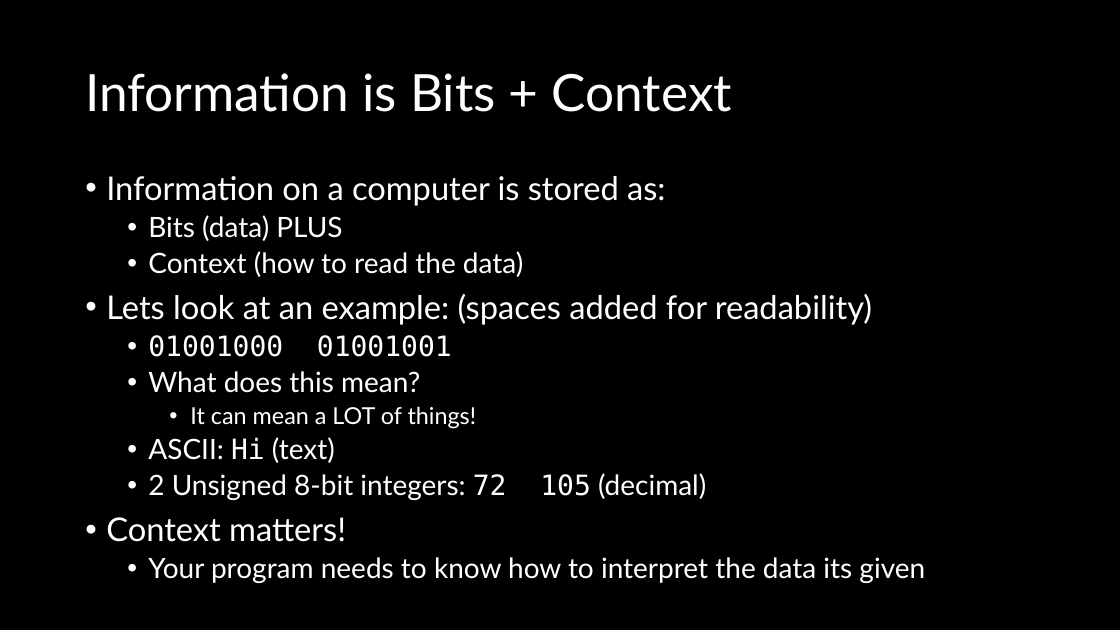
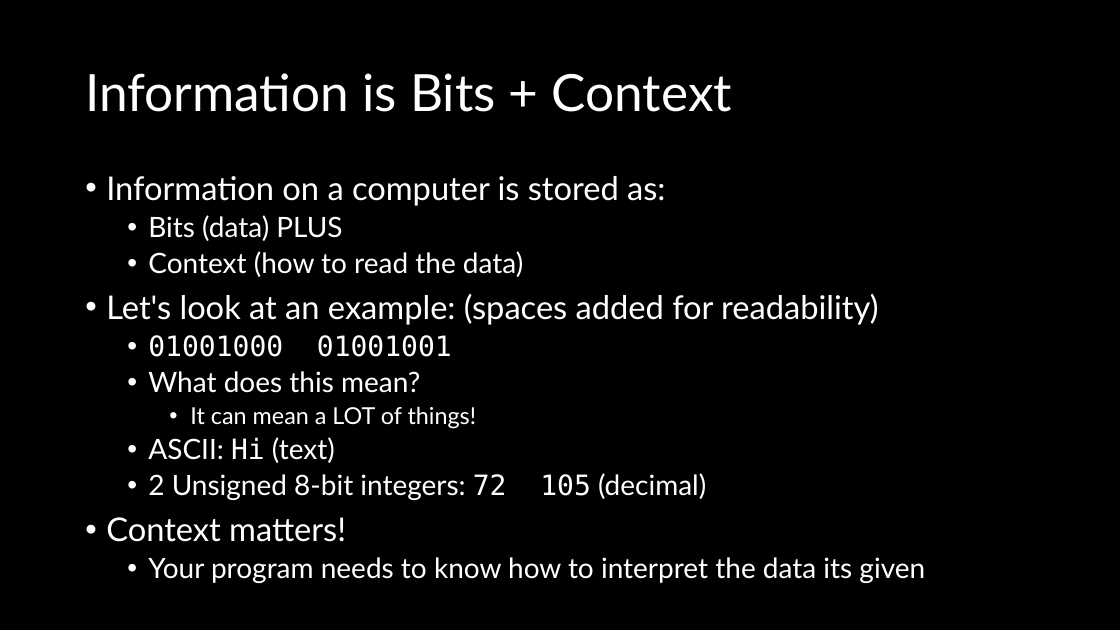
Before and after one commit to d-guh/computer-courses, a slide deck: slide 14 of lessons/00/lesson-00.pptx (slide 13 before the commit). Drawn at 1120x630 pixels with LibreOffice and Linux fonts; fonts in the diff are those of the drawing; background and template pictures are left out. Boxes give left, top, right and bottom in pixels: in the first picture for what was removed or moved away, otherwise in the second. Text is boxed around its words. In the diff, an @@ line names an element or a change of style, - is before the commit and + after.

```diff
--- a/lessons/00/lesson-00.pptx
+++ b/lessons/00/lesson-00.pptx
@@ text at (106, 294, 878, 325): text changed @@
-• Lets look at an example: (spaces added for readability)
+• Let's look at an example: (spaces added for readability)
```
Also in this commit, not shown: 13 other slides changed, 4 slides added, 1 slide removed.
